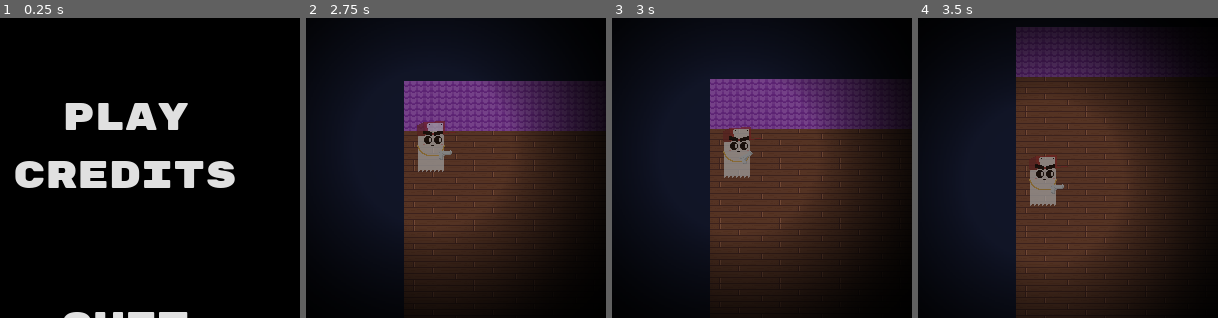
Above: before the commit, frames 1-4 (left to right).
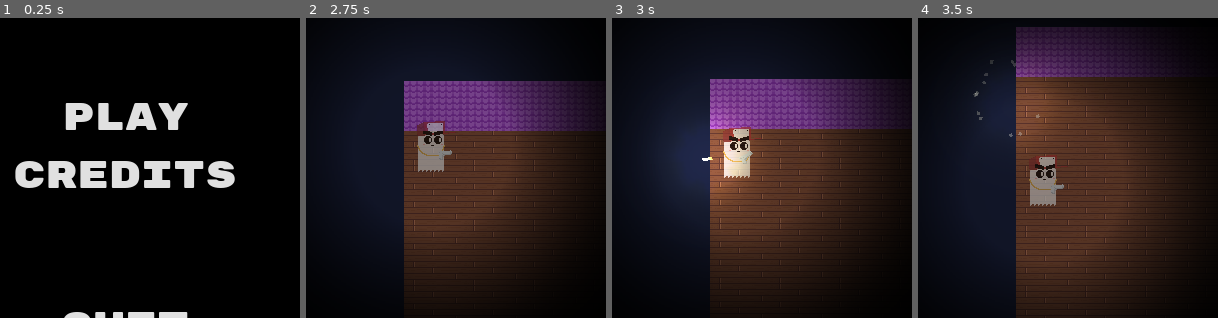
Above: after the commit, the same moments.

Repository: ljhs-games/the-shadow-puppet
Game: Godot game, scene res://TitleScreen.tscn
The game is run twice, just before and just after one commit, with the same random seed, the same clock (stepped at 60 frames per second) and the same inputs.
Inputs (mouse positions are % of the whole screen's width and height, from its top left):
- Up to frame 1 (0.25 s): no input
- Up to frame 2 (2.75 s): click "Play" at 0.5 s; click "Play" at 1.25 s; move the mouse to (72, 45) at 2.02 s; press the mouse at (72, 45) at 2.03 s; hold D (g_right) from 2.03 s (still down)
- Up to frame 3 (3 s): move the mouse to (30, 55) at 2.77 s; release D (g_right) at 2.78 s; release the mouse at (30, 55) at 2.78 s; hold S (g_down) from 2.78 s (still down); click (30, 55) at 2.85 s
- Up to frame 4 (3.5 s): keep holding S (g_down)
The pictures show only the part of the screen within x 29-79%, y 28-78%; the shares and areas given below are measured in that part.

Frames 1-2 are identical in both runs. In frame 3, 6.0% of the frame differs, in the area x 21-51%, y 28-64%; in frame 4, 2.7%.

Commit message:
Add bullet and balance audio

Diff:
--- /dev/null
+++ b/src/Bullet.gd
@@ -0,0 +1,23 @@
+extends Area2D
+
+export var velocity = 300.0
+var direction: Vector2 = Vector2()
+
+func _ready():
+	set_process(false)
+
+func _process(delta):
+	global_position += direction*velocity*delta
+
+func go(direction_vector: Vector2):
+	direction = direction_vector
+	rotation = direction.angle()
+	set_process(true)
+
+func _on_Bullet_body_entered(body):
+	if body.is_in_group("walls"):
+		hit_wall()
+
+func hit_wall():
+	set_process(false)
+	$AnimationPlayer.play("bullet-hit-wall")
--- /dev/null
+++ b/src/Bullet.tscn
@@ -0,0 +1,209 @@
+[gd_scene load_steps=9 format=2]
+
+[ext_resource path="res://Bullet.gd" type="Script" id=1]
+[ext_resource path="res://bullet.png" type="Texture" id=2]
+[ext_resource path="res://bullet-light.png" type="Texture" id=3]
+[ext_resource path="res://bullet-hit-wall.wav" type="AudioStream" id=4]
+
+[sub_resource type="RectangleShape2D" id=1]
+extents = Vector2( 5, 1.5 )
+
+[sub_resource type="Animation" id=2]
+resource_name = "bullet-hit-wall"
+length = 2.0
+tracks/0/type = "value"
+tracks/0/path = NodePath("Sprite:modulate")
+tracks/0/interp = 1
+tracks/0/loop_wrap = true
+tracks/0/imported = false
+tracks/0/enabled = true
+tracks/0/keys = {
+"times": PoolRealArray( 0 ),
+"transitions": PoolRealArray( 1 ),
+"update": 0,
+"values": [ Color( 1, 1, 1, 0 ) ]
+}
+tracks/1/type = "value"
+tracks/1/path = NodePath("CollisionShape2D:disabled")
+tracks/1/interp = 1
+tracks/1/loop_wrap = true
+tracks/1/imported = false
+tracks/1/enabled = true
+tracks/1/keys = {
+"times": PoolRealArray( 0 ),
+"transitions": PoolRealArray( 1 ),
+"update": 1,
+"values": [ true ]
+}
+tracks/2/type = "value"
+tracks/2/path = NodePath("Light2D:energy")
+tracks/2/interp = 1
+tracks/2/loop_wrap = true
+tracks/2/imported = false
+tracks/2/enabled = true
+tracks/2/keys = {
+"times": PoolRealArray( 0, 2 ),
+"transitions": PoolRealArray( 1, 1 ),
+"update": 0,
+"values": [ 1.0, 0.01 ]
+}
+tracks/3/type = "audio"
+tracks/3/path = NodePath("AudioStreamPlayer2D")
+tracks/3/interp = 1
+tracks/3/loop_wrap = true
+tracks/3/imported = false
+tracks/3/enabled = true
+tracks/3/keys = {
+"clips": [ {
+"end_offset": 0.0,
+"start_offset": 0.0,
+"stream": ExtResource( 4 )
+} ],
+"times": PoolRealArray( 0 )
+}
+tracks/4/type = "value"
+tracks/4/path = NodePath("CPUParticles2D:emitting")
+tracks/4/interp = 1
+tracks/4/loop_wrap = true
+tracks/4/imported = false
+tracks/4/enabled = true
+tracks/4/keys = {
+"times": PoolRealArray( 0, 0.6 ),
+"transitions": PoolRealArray( 1, 1 ),
+"update": 1,
+"values": [ true, false ]
+}
+tracks/5/type = "method"
+tracks/5/path = NodePath(".")
+tracks/5/interp = 1
+tracks/5/loop_wrap = true
+tracks/5/imported = false
+tracks/5/enabled = true
+tracks/5/keys = {
+"times": PoolRealArray( 2 ),
+"transitions": PoolRealArray( 1 ),
+"values": [ {
+"args": [  ],
+"method": "queue_free"
+} ]
+}
+
+[sub_resource type="Animation" id=4]
+resource_name = "idle"
+tracks/0/type = "value"
+tracks/0/path = NodePath("Sprite:modulate")
+tracks/0/interp = 1
+tracks/0/loop_wrap = true
+tracks/0/imported = false
+tracks/0/enabled = true
+tracks/0/keys = {
+"times": PoolRealArray( 0 ),
+"transitions": PoolRealArray( 1 ),
+"update": 0,
+"values": [ Color( 1, 1, 1, 1 ) ]
+}
+tracks/1/type = "value"
+tracks/1/path = NodePath("CollisionShape2D:disabled")
+tracks/1/interp = 1
+tracks/1/loop_wrap = true
+tracks/1/imported = false
+tracks/1/enabled = true
+tracks/1/keys = {
+"times": PoolRealArray( 0 ),
+"transitions": PoolRealArray( 1 ),
+"update": 1,
+"values": [ false ]
+}
+tracks/2/type = "value"
+tracks/2/path = NodePath("Light2D:energy")
+tracks/2/interp = 1
+tracks/2/loop_wrap = true
+tracks/2/imported = false
+tracks/2/enabled = true
+tracks/2/keys = {
+"times": PoolRealArray( 0 ),
+"transitions": PoolRealArray( 1 ),
+"update": 0,
+"values": [ 1.0 ]
+}
+tracks/3/type = "audio"
+tracks/3/path = NodePath("AudioStreamPlayer2D")
+tracks/3/interp = 1
+tracks/3/loop_wrap = true
+tracks/3/imported = false
+tracks/3/enabled = false
+tracks/3/keys = {
+"clips": [ {
+"end_offset": 0.0,
+"start_offset": 0.0,
+"stream": ExtResource( 4 )
+} ],
+"times": PoolRealArray( 0 )
+}
+tracks/4/type = "value"
+tracks/4/path = NodePath("CPUParticles2D:emitting")
+tracks/4/interp = 1
+tracks/4/loop_wrap = true
+tracks/4/imported = false
+tracks/4/enabled = true
+tracks/4/keys = {
+"times": PoolRealArray( 0 ),
+"transitions": PoolRealArray( 1 ),
+"update": 1,
+"values": [ false ]
+}
+tracks/5/type = "method"
+tracks/5/path = NodePath(".")
+tracks/5/interp = 1
+tracks/5/loop_wrap = true
+tracks/5/imported = false
+tracks/5/enabled = false
+tracks/5/keys = {
+"times": PoolRealArray( 2 ),
+"transitions": PoolRealArray( 1 ),
+"values": [ {
+"args": [  ],
+"method": "queue_free"
+} ]
+}
+
+[sub_resource type="Gradient" id=3]
+colors = PoolColorArray( 1, 1, 1, 1, 1, 1, 1, 0 )
+
+[node name="Bullet" type="Area2D"]
+script = ExtResource( 1 )
+
+[node name="Sprite" type="Sprite" parent="."]
+texture = ExtResource( 2 )
+
+[node name="CollisionShape2D" type="CollisionShape2D" parent="."]
+shape = SubResource( 1 )
+
+[node name="Light2D" type="Light2D" parent="."]
+texture = ExtResource( 3 )
+
+[node name="AudioStreamPlayer2D" type="AudioStreamPlayer2D" parent="."]
+stream = ExtResource( 4 )
+
+[node name="AnimationPlayer" type="AnimationPlayer" parent="."]
+autoplay = "idle"
+anims/bullet-hit-wall = SubResource( 2 )
+anims/idle = SubResource( 4 )
+
+[node name="CPUParticles2D" type="CPUParticles2D" parent="."]
+emitting = false
+amount = 13
+lifetime = 0.6
+explosiveness = 1.0
+emission_shape = 1
+emission_sphere_radius = 1.6
+spread = 140.8
+initial_velocity = 82.4
+angular_velocity = 79.6
+angular_velocity_random = 1.0
+radial_accel = 68.8
+radial_accel_random = 1.0
+damping = 77.0
+scale_amount = 3.2
+color_ramp = SubResource( 3 )
+[connection signal="body_entered" from="." to="." method="_on_Bullet_body_entered"]
--- a/src/Game.tscn
+++ b/src/Game.tscn
@@ -165,32 +165,40 @@
 
 [node name="Walls" type="Node2D" parent="House"]
 
-[node name="Roof" type="StaticBody2D" parent="House/Walls"]
+[node name="Roof" type="StaticBody2D" parent="House/Walls" groups=[
+"walls",
+]]
 editor/display_folded = true
 position = Vector2( 0, -10 )
 
 [node name="CollisionShape2D" type="CollisionShape2D" parent="House/Walls/Roof"]
-shape = SubResource( 5 )
-
-[node name="Floor" type="StaticBody2D" parent="House/Walls"]
+shape = SubResource( 6 )
+
+[node name="Floor" type="StaticBody2D" parent="House/Walls" groups=[
+"walls",
+]]
 editor/display_folded = true
 position = Vector2( 0, 600 )
 
 [node name="CollisionShape2D" type="CollisionShape2D" parent="House/Walls/Floor"]
-shape = SubResource( 5 )
-
-[node name="LeftWall" type="StaticBody2D" parent="House/Walls"]
+shape = SubResource( 6 )
+
+[node name="LeftWall" type="StaticBody2D" parent="House/Walls" groups=[
+"walls",
+]]
 editor/display_folded = true
 
 [node name="CollisionShape2D" type="CollisionShape2D" parent="House/Walls/LeftWall"]
-shape = SubResource( 6 )
-
-[node name="RightWall" type="StaticBody2D" parent="House/Walls"]
+shape = SubResource( 7 )
+
+[node name="RightWall" type="StaticBody2D" parent="House/Walls" groups=[
+"walls",
+]]
 editor/display_folded = true
 position = Vector2( 600, 0 )
 
 [node name="CollisionShape2D" type="CollisionShape2D" parent="House/Walls/RightWall"]
-shape = SubResource( 6 )
+shape = SubResource( 7 )
 
 [node name="WoodenTile" type="Sprite" parent="House"]
 modulate = Color( 0.635294, 0.635294, 0.635294, 1 )
@@ -209,5 +217,7 @@
 [node name="GangstaGhost" parent="." instance=ExtResource( 7 )]
 position = Vector2( 27.075, 40.6125 )
 
+[node name="Bullets" type="Node2D" parent="."]
+
 [node name="CanvasModulate" type="CanvasModulate" parent="."]
 color = Color( 0, 0, 0, 1 )
--- a/src/GangstaGhost.gd
+++ b/src/GangstaGhost.gd
@@ -9,6 +9,7 @@
 export var move_accel = 350.0
 export var move_dampening = 150.0
 export var bounce_amount = 0.8
+export (PackedScene) var bullet_scene
 
 var accel = Vector2()
 var velocity = Vector2()
@@ -18,7 +19,6 @@
 var go_down = 0
 var health = 100.0 setget set_health
 var mech = 0.0 setget set_mech
-var able_to_fire = true
 
 func _ready():
 	move_accel += move_dampening
@@ -55,6 +55,13 @@
 	if $AnimationPlayer.current_animation == "gun-bob":
 		$AnimationPlayer.play("gun-fire")
 		$AnimationPlayer.queue("gun-bob")
+		var target_position = get_viewport().get_mouse_position()
+		var local_position = $Gun/Sprite.get_global_transform_with_canvas().origin
+		var direction = (target_position - local_position).normalized()
+		var cur_bullet = bullet_scene.instance()
+		get_node("../Bullets").add_child(cur_bullet)
+		cur_bullet.global_position = $Gun/Sprite.global_position
+		cur_bullet.go(direction)
 
 func _input(event):
 	if event.is_action_pressed("g_right"):
--- a/src/GangstaGhost.tscn
+++ b/src/GangstaGhost.tscn
@@ -1,10 +1,11 @@
-[gd_scene load_steps=9 format=2]
+[gd_scene load_steps=10 format=2]
 
 [ext_resource path="res://GangstaGhost.gd" type="Script" id=1]
-[ext_resource path="res://player-light.png" type="Texture" id=2]
-[ext_resource path="res://Ghostie.png" type="Texture" id=3]
-[ext_resource path="res://gun-fire.wav" type="AudioStream" id=4]
-[ext_resource path="res://Gun.png" type="Texture" id=5]
+[ext_resource path="res://Bullet.tscn" type="PackedScene" id=2]
+[ext_resource path="res://player-light.png" type="Texture" id=3]
+[ext_resource path="res://Ghostie.png" type="Texture" id=4]
+[ext_resource path="res://gun-fire.wav" type="AudioStream" id=5]
+[ext_resource path="res://Gun.png" type="Texture" id=6]
 
 [sub_resource type="CapsuleShape2D" id=1]
 radius = 12.5155
@@ -64,22 +65,23 @@
 "clips": [ {
 "end_offset": 0.0,
 "start_offset": 0.0,
-"stream": ExtResource( 4 )
+"stream": ExtResource( 5 )
 } ],
 "times": PoolRealArray( 0 )
 }
 
 [node name="GangstaGhost" type="KinematicBody2D"]
 script = ExtResource( 1 )
+bullet_scene = ExtResource( 2 )
 
 [node name="Light2D" type="Light2D" parent="."]
 scale = Vector2( 1.5, 1.5 )
-texture = ExtResource( 2 )
+texture = ExtResource( 3 )
 mode = 2
 
 [node name="Sprite" type="Sprite" parent="."]
 modulate = Color( 1, 1, 1, 0.443137 )
-texture = ExtResource( 3 )
+texture = ExtResource( 4 )
 
 [node name="CollisionShape2D" type="CollisionShape2D" parent="."]
 position = Vector2( 0, 1.02168 )
@@ -90,14 +92,15 @@
 anims/gun-bob = SubResource( 2 )
 anims/gun-fire = SubResource( 3 )
 
-[node name="GunFireStream" type="AudioStreamPlayer2D" parent="AnimationPlayer"]
-stream = ExtResource( 4 )
+[node name="GunFireStream" type="AudioStreamPlayer" parent="AnimationPlayer"]
+stream = ExtResource( 5 )
+volume_db = -9.05
 
 [node name="Gun" type="Node2D" parent="."]
 
 [node name="Sprite" type="Sprite" parent="Gun"]
 position = Vector2( 9.89, 6.04 )
-texture = ExtResource( 5 )
+texture = ExtResource( 6 )
 offset = Vector2( 4.14986, -4.64816 )
 
 [node name="Camera2D" type="Camera2D" parent="."]
Not shown: 2 places in src/Game.tscn that only renumber resources
Not shown, added: src/bullet-hit-wall.wav.import
Binary file added: src/bullet-light.png
Not shown, added: src/bullet-light.png.import
Binary file added: src/bullet.png
Not shown, added: src/bullet.png.import
Not shown, added: src/stick-in-dirt.wav.import
Not shown, added: src/bullet-hit-wall.wav
Not shown, added: src/stick-in-dirt.wav
